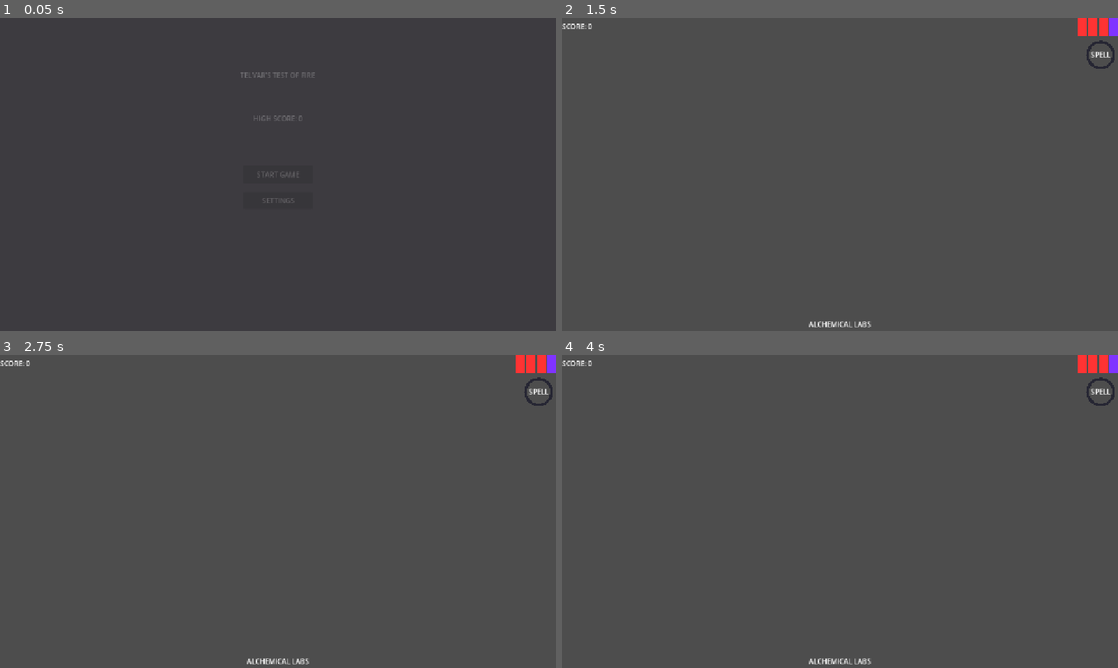
Above: before the commit, frames 1-4 (two rows, left to right).
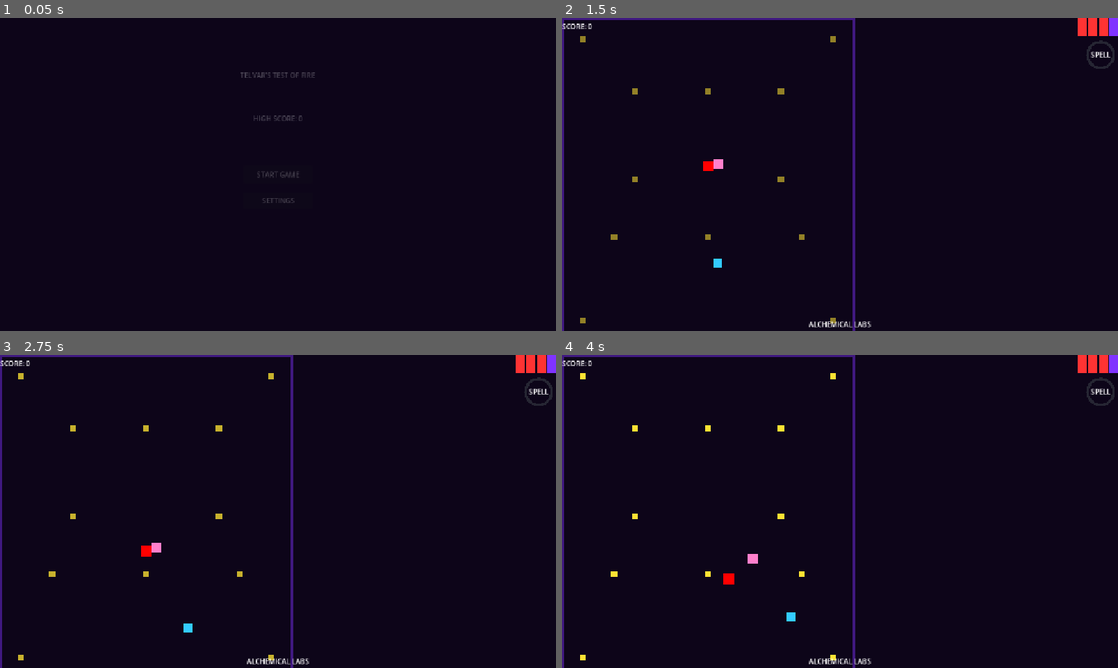
Above: after the commit, the same moments.

Repository: markcromwell/telvar-test-of-fire
Game: Godot game, scene res://scenes/Main.tscn
Same seed, same stepped clock (60 frames per second), same inputs: the game is played once before the commit and once after it.
Inputs:
- Up to frame 1 (0.05 s): no input
- Up to frame 2 (1.5 s): click "START GAME" at 0.5 s; hold Right (move_right) from 1.28 s (still down)
- Up to frame 3 (2.75 s): release Right (move_right) at 2.03 s; hold Down (move_down) from 2.03 s (still down)
- Up to frame 4 (4 s): release Down (move_down) at 2.78 s; hold Right (move_right) 2.78-3.53 s; hold Up (move_up) from 3.53 s (still down)

The runs differ from the first frame. In frame 1, 100% of the frame differs, in the area x 0-100%, y 0-100%; in frame 2, 99%; in frame 3, 99%; in frame 4, 99%.

Commit message:
fix: add placeholder visuals for player, ghosts, pages, walls, background
With no sprite textures assigned, everything rendered as invisible/grey.
Added programmatic placeholders so the game is actually playable:

- project.godot: dark purple clear color (no more grey void)
- LevelBase.gd: generate colored wall rects from CollisionShape2D extents
- Ghost.gd: _ensure_sprite_texture() creates 20x20 white rect, modulate
  applies the ghost's color (red/pink/cyan/orange/darkred)
- Player.gd: 20x20 cyan sprite texture in _ready()
- SpellPage.gd: 14x14 gold sprite texture in _ready()

Co-Authored-By: Claude Sonnet 4.6 <noreply@anthropic.com>

Diff:
--- a/project.godot
+++ b/project.godot
@@ -68,3 +68,6 @@
 2d_physics/layer_2="player"
 2d_physics/layer_3="ghosts"
 2d_physics/layer_4="collectibles"
+
+[rendering]
+environment/defaults/default_clear_color = Color(0.05, 0.02, 0.1, 1)
--- a/scripts/Ghost.gd
+++ b/scripts/Ghost.gd
@@ -35,7 +35,16 @@
 	_configure_type()
 
 
+func _ensure_sprite_texture() -> void:
+	if sprite and not sprite.texture:
+		var img := Image.create(20, 20, false, Image.FORMAT_RGBA8)
+		img.fill(Color.WHITE)
+		sprite.texture = ImageTexture.create_from_image(img)
+		sprite.scale = Vector2(1.2, 1.2)
+
+
 func _configure_type() -> void:
+	_ensure_sprite_texture()
 	match ghost_type:
 		GhostType.AEMON:
 			_speed = BASE_SPEED * 1.1
--- a/scripts/LevelBase.gd
+++ b/scripts/LevelBase.gd
@@ -25,12 +25,34 @@
 		hud.quit_pressed.connect(_quit_to_title)
 
 
+func _make_pixel_texture(w: int, h: int, color: Color) -> ImageTexture:
+	var img := Image.create(w, h, false, Image.FORMAT_RGBA8)
+	img.fill(color)
+	return ImageTexture.create_from_image(img)
+
+
+func _add_wall_visuals() -> void:
+	var maze_walls := get_node_or_null("MazeWalls")
+	if not maze_walls:
+		return
+	for wall in maze_walls.get_children():
+		var cshape := wall.get_node_or_null("CollisionShape2D") as CollisionShape2D
+		if cshape and cshape.shape is RectangleShape2D:
+			var shape := cshape.shape as RectangleShape2D
+			var rect := ColorRect.new()
+			rect.size = shape.size
+			rect.position = cshape.position - shape.size / 2
+			rect.color = Color(0.25, 0.1, 0.5)
+			wall.add_child(rect)
+
+
 func _setup_level() -> void:
 	_player = get_node_or_null("Player") as CharacterBody2D
 	if _player:
 		_player.add_to_group("player")
 		_player.died.connect(_on_player_died)
 		_player_spawn = _player.position
+	_add_wall_visuals()
 	var ghost_container := get_node_or_null("Ghosts")
 	if ghost_container:
 		for child in ghost_container.get_children():
--- a/scripts/Player.gd
+++ b/scripts/Player.gd
@@ -21,6 +21,10 @@
 	target_position = position
 	collision_layer = 2
 	collision_mask = 1
+	if sprite and not sprite.texture:
+		var img := Image.create(20, 20, false, Image.FORMAT_RGBA8)
+		img.fill(Color(0.2, 0.8, 1.0))
+		sprite.texture = ImageTexture.create_from_image(img)
 
 
 func _physics_process(delta: float) -> void:
--- a/scripts/SpellPage.gd
+++ b/scripts/SpellPage.gd
@@ -12,6 +12,10 @@
 	collision_layer = 8
 	collision_mask = 2
 	body_entered.connect(_on_body_entered)
+	if sprite and not sprite.texture:
+		var img := Image.create(14, 14, false, Image.FORMAT_RGBA8)
+		img.fill(Color(1.0, 0.9, 0.2))
+		sprite.texture = ImageTexture.create_from_image(img)
 	_start_glow_animation()
 
 
